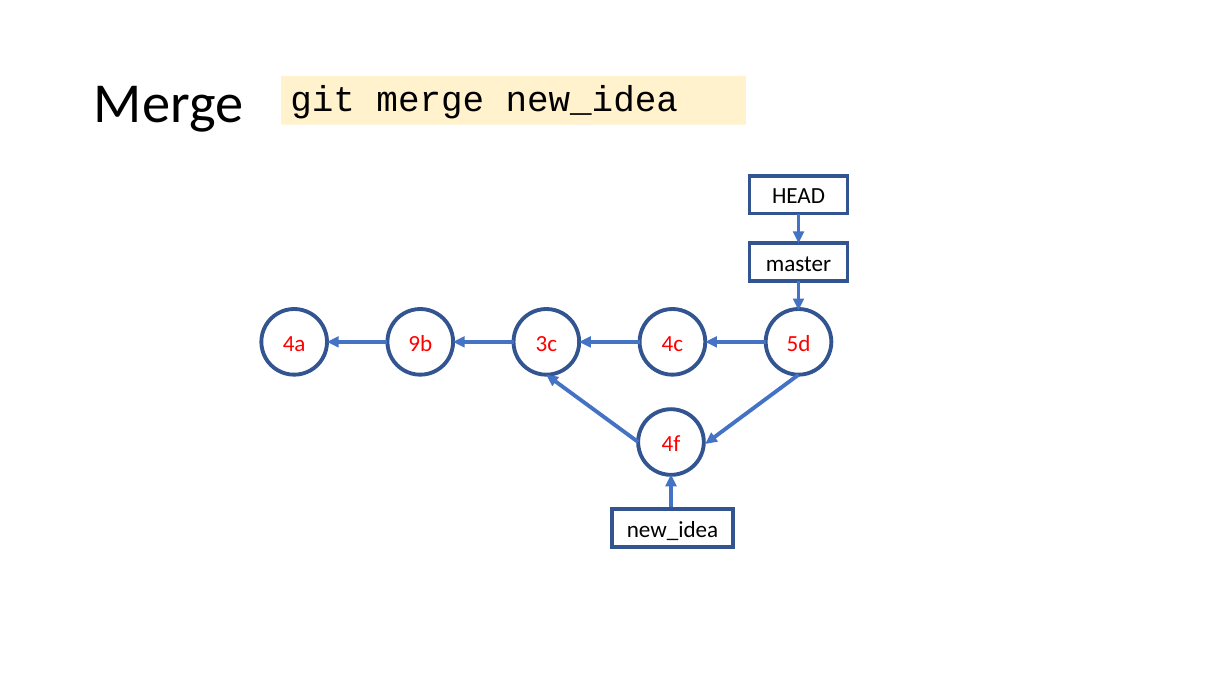
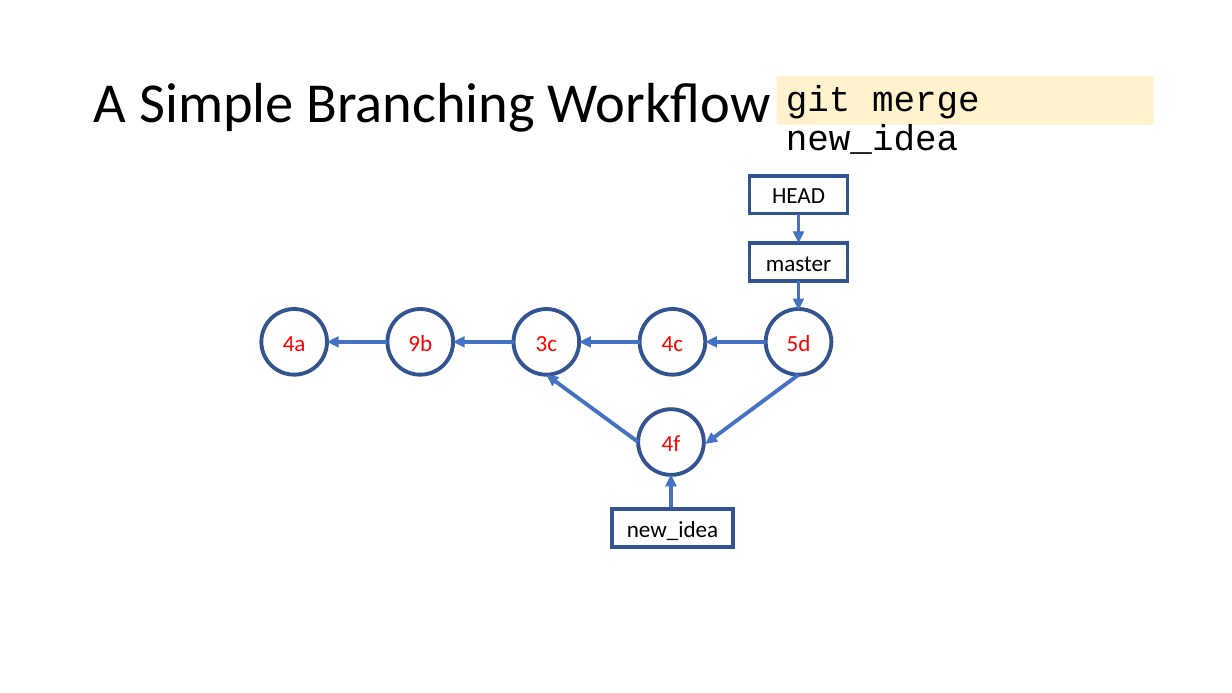
Before and after one commit to tdmdal/git-workshop, a slide deck: slide 39 of git_intro.pptx (slide 26 before the commit). Drawn at 1232x693 pixels with LibreOffice and Linux fonts; fonts in the diff are those of the drawing. Boxes give left, top, right and bottom in pixels: in the first picture for what was removed or moved away, otherwise in the second. Text is boxed around its words. In the diff, an @@ line names an element or a change of style, - is before the commit and + after.

Commit message:
rearranged slides based on dry run feedback

```diff
--- a/git_intro.pptx
+++ b/git_intro.pptx
@@ title at [94,82,771,132]: text changed @@
-Merge
+A Simple Branching Workflow
@@ rectangle "git merge new_idea": place and size @@
-rectangle "git merge new_idea" at [281,76,746,125]
+rectangle "git merge new_idea" at [777,76,1154,125]
```
Also in this commit, not shown: 18 other slides changed, 4 slides added, 1 slide removed, 2 other files.
